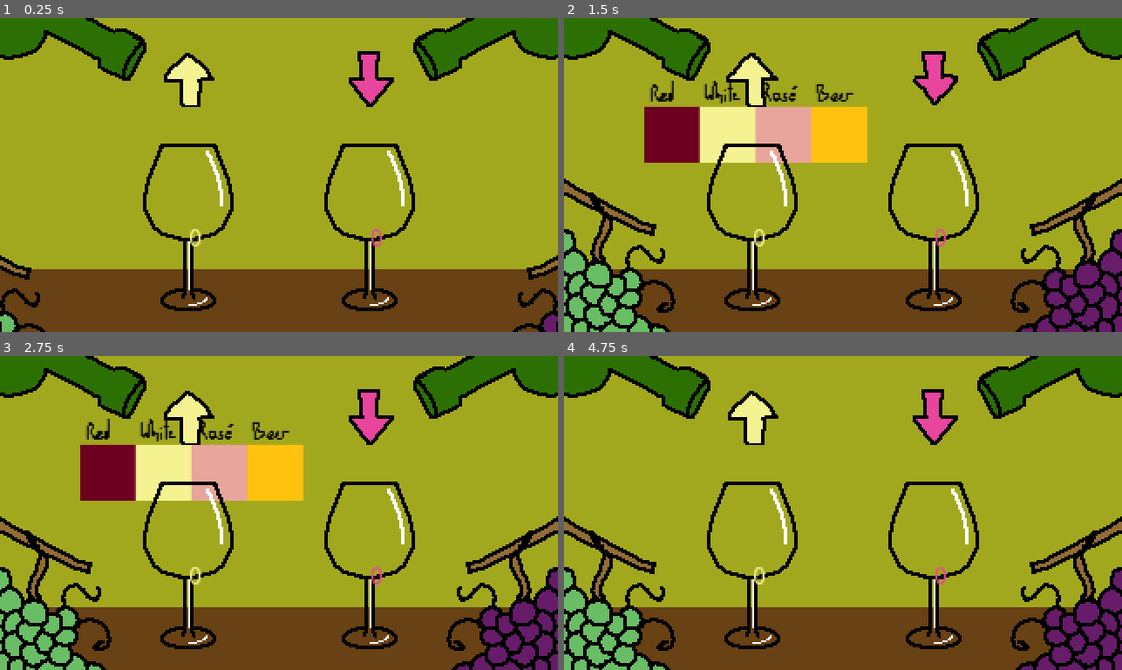
Above: before the commit, frames 1-4 (two rows, left to right).
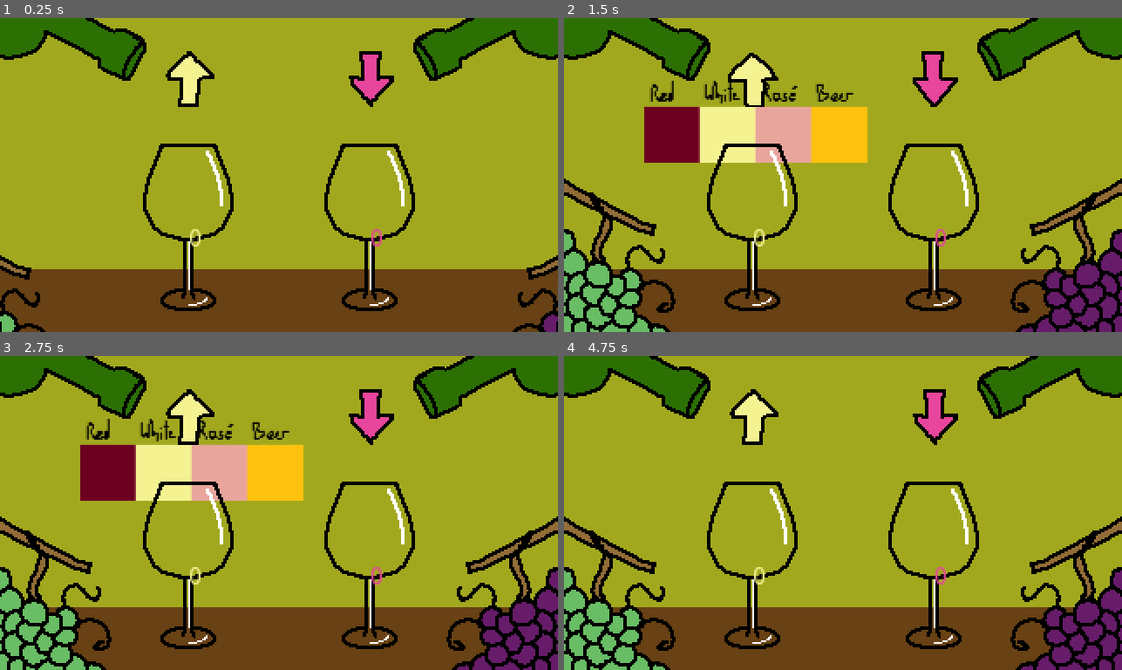
Above: after the commit, the same moments.

Repository: fabian-bubla/Leberolympiade
Game: Godot game, scene res://assets/Duel_Scene_Simon.tscn
The game is run twice, just before and just after one commit, with the same random seed, the same clock (stepped at 60 frames per second) and the same inputs. This scene is started directly instead of the project's main scene.
Inputs (mouse positions are in pixels of both pictures, inside the frame that each line leads up to):
- Up to frame 1 (0.25 s): no input
- Up to frame 2 (1.5 s): tap Enter (ui_accept) at 0.5, 0.77 s; move the mouse to (965, 159) at 0.52 s; hold Right (ui_right) 0.53-1.25 s; click (965, 159) at 0.67 s; drag from (731, 190) to (815, 237) at 1.27 s
- Up to frame 3 (2.75 s): move the mouse to (334, 443) at 2.02 s; hold Right (ui_right) from 2.03 s (still down)
- Up to frame 4 (4.75 s): release Right (ui_right) at 2.75 s; drag from (815, 575) to (675, 465) at 2.77 s; move the mouse to (1010, 560) at 3.52 s; hold Left (ui_left) 3.53-4.25 s; tap Enter (ui_accept) at 3.77 s; drag from (675, 465) to (759, 434) at 4.27 s

The runs differ from the first frame. In frame 1, 0.4% of the frame differs, in the area x 29-71%, y 10-29%; in frame 2, 0.4%; in frame 3, 0.4%; in frame 4, 0.4%.

Commit message:
XAnimatedSprite

Diff:
--- a/assets/Duel_Scene.tscn
+++ b/assets/Duel_Scene.tscn
@@ -9,6 +9,18 @@
 Control_Scheme = 0
 player_color_key = 1
 
+[node name="ArrowRight" parent="WineGlass/Arrows" index="0"]
+frame = 1
+
+[node name="ArrowLeft" parent="WineGlass/Arrows" index="1"]
+frame = 2
+
+[node name="ArrowDown" parent="WineGlass/Arrows" index="2"]
+frame = 1
+
+[node name="ArrowUp" parent="WineGlass/Arrows" index="3"]
+frame = 2
+
 [node name="WineGlass2" parent="." instance=ExtResource( 1 )]
 position = Vector2( 642.56, 257.024 )
 player_color_key = 2
--- a/assets/WineGlass/WineGlass.tscn
+++ b/assets/WineGlass/WineGlass.tscn
@@ -60,18 +60,14 @@
 
 [node name="ArrowRight" parent="Arrows" index="0"]
 visible = true
-frame = 0
 
 [node name="ArrowLeft" parent="Arrows" index="1"]
 visible = true
-frame = 1
 
 [node name="ArrowDown" parent="Arrows" index="2"]
 visible = true
-frame = 0
 
 [node name="ArrowUp" parent="Arrows" index="3"]
 visible = true
-frame = 1
 
 [editable path="Arrows"]
--- a/assets/WineGlass/WineGlassSimon.tscn
+++ b/assets/WineGlass/WineGlassSimon.tscn
@@ -1,14 +1,21 @@
-[gd_scene load_steps=6 format=2]
+[gd_scene load_steps=8 format=2]
 
 [ext_resource path="res://assets/old/Wine.gd" type="Script" id=1]
 [ext_resource path="res://assets/WineGlass/WineGlass.gd" type="Script" id=2]
 [ext_resource path="res://assets/_Arrows/Arrows.tscn" type="PackedScene" id=3]
 [ext_resource path="res://assets/WineGlass/WineGlass01.png" type="Texture" id=4]
 [ext_resource path="res://assets/WineGlass/WineRed_01.png" type="Texture" id=5]
+[ext_resource path="res://assets/WineGlass/ColorReference01.png" type="Texture" id=6]
+[ext_resource path="res://assets/_Arrows/Arrows.tres" type="SpriteFrames" id=7]
 
 [node name="WineGlass" type="Node2D"]
 script = ExtResource( 2 )
 Control_Scheme = 1
+
+[node name="xSprite" type="Sprite" parent="."]
+visible = false
+position = Vector2( 1.7818, -60.5811 )
+texture = ExtResource( 6 )
 
 [node name="Glass" type="Sprite" parent="."]
 texture = ExtResource( 4 )
@@ -35,24 +42,41 @@
 
 [node name="Tween" type="Tween" parent="."]
 
-[node name="Arrows" parent="." instance=ExtResource( 3 )]
-
-[node name="ArrowLeft" parent="Arrows" index="0"]
-visible = true
-position = Vector2( 1, -76 )
-
-[node name="ArrowRight" parent="Arrows" index="1"]
-visible = true
-position = Vector2( 1, -76 )
-
-[node name="ArrowUp" parent="Arrows" index="2"]
-visible = true
-position = Vector2( 1, -76 )
-
-[node name="ArrowDown" parent="Arrows" index="3"]
-visible = true
-position = Vector2( 1, -76 )
-
 [node name="WinTimer" type="Timer" parent="."]
 
+[node name="BlockTimer" type="Timer" parent="."]
+one_shot = true
+
+[node name="ComboMeter" type="Label" parent="."]
+margin_right = 40.0
+margin_bottom = 14.0
+text = "0"
+__meta__ = {
+"_edit_use_anchors_": false
+}
+
+[node name="Arrows" parent="." instance=ExtResource( 3 )]
+position = Vector2( -0.21291, -156.992 )
+rotation = 3.14159
+
+[node name="ArrowRight" parent="Arrows" index="0"]
+visible = true
+frame = 0
+
+[node name="ArrowLeft" parent="Arrows" index="1"]
+frame = 1
+
+[node name="ArrowDown" parent="Arrows" index="2"]
+frame = 0
+
+[node name="ArrowUp" parent="Arrows" index="3"]
+frame = 1
+
+[node name="xAnimatedSprite" type="AnimatedSprite" parent="."]
+position = Vector2( -1.49012e-08, -85 )
+frames = ExtResource( 7 )
+animation = "X"
+frame = 2
+playing = true
+
 [editable path="Arrows"]
--- a/assets/_Arrows/Arrows.tres
+++ b/assets/_Arrows/Arrows.tres
@@ -1,9 +1,10 @@
-[gd_resource type="SpriteFrames" load_steps=17 format=2]
+[gd_resource type="SpriteFrames" load_steps=21 format=2]
 
 [ext_resource path="res://assets/_Arrows/Arrow_Left.png" type="Texture" id=1]
 [ext_resource path="res://assets/_Arrows/Arrow_Up.png" type="Texture" id=2]
 [ext_resource path="res://assets/_Arrows/Arrow_Right.png" type="Texture" id=3]
 [ext_resource path="res://assets/_Arrows/Arrow_Down.png" type="Texture" id=4]
+[ext_resource path="res://assets/_Arrows/Arrow_X.png" type="Texture" id=5]
 
 [sub_resource type="AtlasTexture" id=1]
 atlas = ExtResource( 1 )
@@ -18,39 +19,51 @@
 region = Rect2( 64, 0, 32, 32 )
 
 [sub_resource type="AtlasTexture" id=4]
+atlas = ExtResource( 3 )
+region = Rect2( 0, 0, 32, 32 )
+
+[sub_resource type="AtlasTexture" id=5]
+atlas = ExtResource( 3 )
+region = Rect2( 32, 0, 32, 32 )
+
+[sub_resource type="AtlasTexture" id=6]
+atlas = ExtResource( 3 )
+region = Rect2( 64, 0, 32, 32 )
+
+[sub_resource type="AtlasTexture" id=7]
 atlas = ExtResource( 2 )
 region = Rect2( 0, 0, 32, 32 )
 
-[sub_resource type="AtlasTexture" id=5]
+[sub_resource type="AtlasTexture" id=8]
 atlas = ExtResource( 2 )
 region = Rect2( 32, 0, 32, 32 )
 
-[sub_resource type="AtlasTexture" id=6]
+[sub_resource type="AtlasTexture" id=9]
 atlas = ExtResource( 2 )
 region = Rect2( 64, 0, 32, 32 )
 
-[sub_resource type="AtlasTexture" id=7]
+[sub_resource type="AtlasTexture" id=10]
 atlas = ExtResource( 4 )
 region = Rect2( 0, 0, 32, 32 )
 
-[sub_resource type="AtlasTexture" id=8]
+[sub_resource type="AtlasTexture" id=11]
 atlas = ExtResource( 4 )
 region = Rect2( 32, 0, 32, 32 )
 
-[sub_resource type="AtlasTexture" id=9]
+[sub_resource type="AtlasTexture" id=12]
 atlas = ExtResource( 4 )
 region = Rect2( 64, 0, 32, 32 )
 
-[sub_resource type="AtlasTexture" id=10]
-atlas = ExtResource( 3 )
+[sub_resource type="AtlasTexture" id=13]
+atlas = ExtResource( 5 )
 region = Rect2( 0, 0, 32, 32 )
 
-[sub_resource type="AtlasTexture" id=11]
-atlas = ExtResource( 3 )
+[sub_resource type="AtlasTexture" id=14]
+atlas = ExtResource( 5 )
 region = Rect2( 32, 0, 32, 32 )
 
-[sub_resource type="AtlasTexture" id=12]
-atlas = ExtResource( 3 )
+[sub_resource type="AtlasTexture" id=15]
+atlas = ExtResource( 5 )
 region = Rect2( 64, 0, 32, 32 )
 
 [resource]
@@ -62,16 +75,21 @@
 }, {
 "frames": [ SubResource( 4 ), SubResource( 5 ), SubResource( 6 ) ],
 "loop": true,
-"name": "Up",
+"name": "Right",
 "speed": 6.0
 }, {
 "frames": [ SubResource( 7 ), SubResource( 8 ), SubResource( 9 ) ],
 "loop": true,
-"name": "Down",
+"name": "Up",
 "speed": 6.0
 }, {
 "frames": [ SubResource( 10 ), SubResource( 11 ), SubResource( 12 ) ],
 "loop": true,
-"name": "Right",
+"name": "Down",
+"speed": 6.0
+}, {
+"frames": [ SubResource( 13 ), SubResource( 14 ), SubResource( 15 ) ],
+"loop": true,
+"name": "X",
 "speed": 6.0
 } ]
Binary file added: assets/_Arrows/Arrow_X.png
Not shown, added: assets/_Arrows/Arrow_X.png.import
